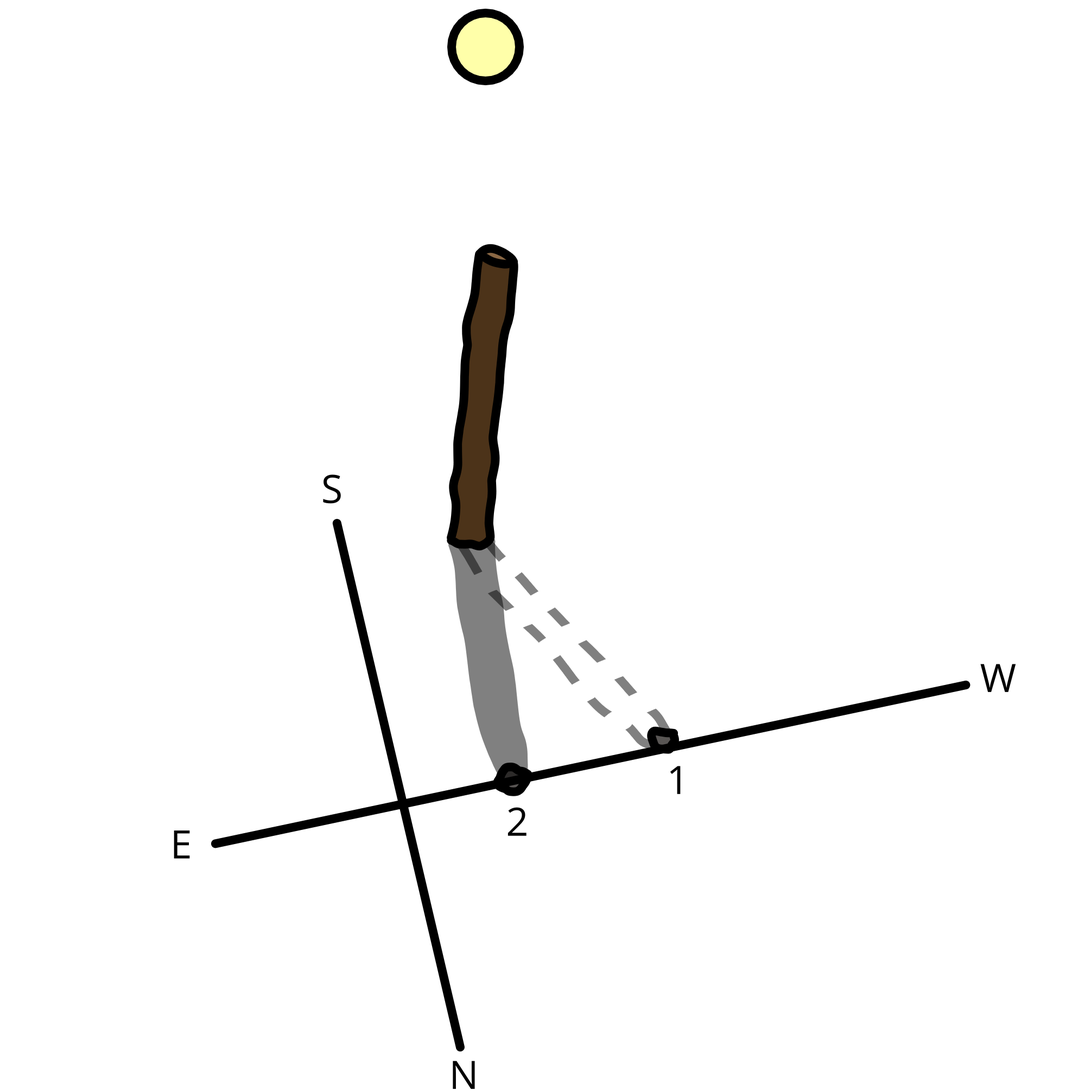
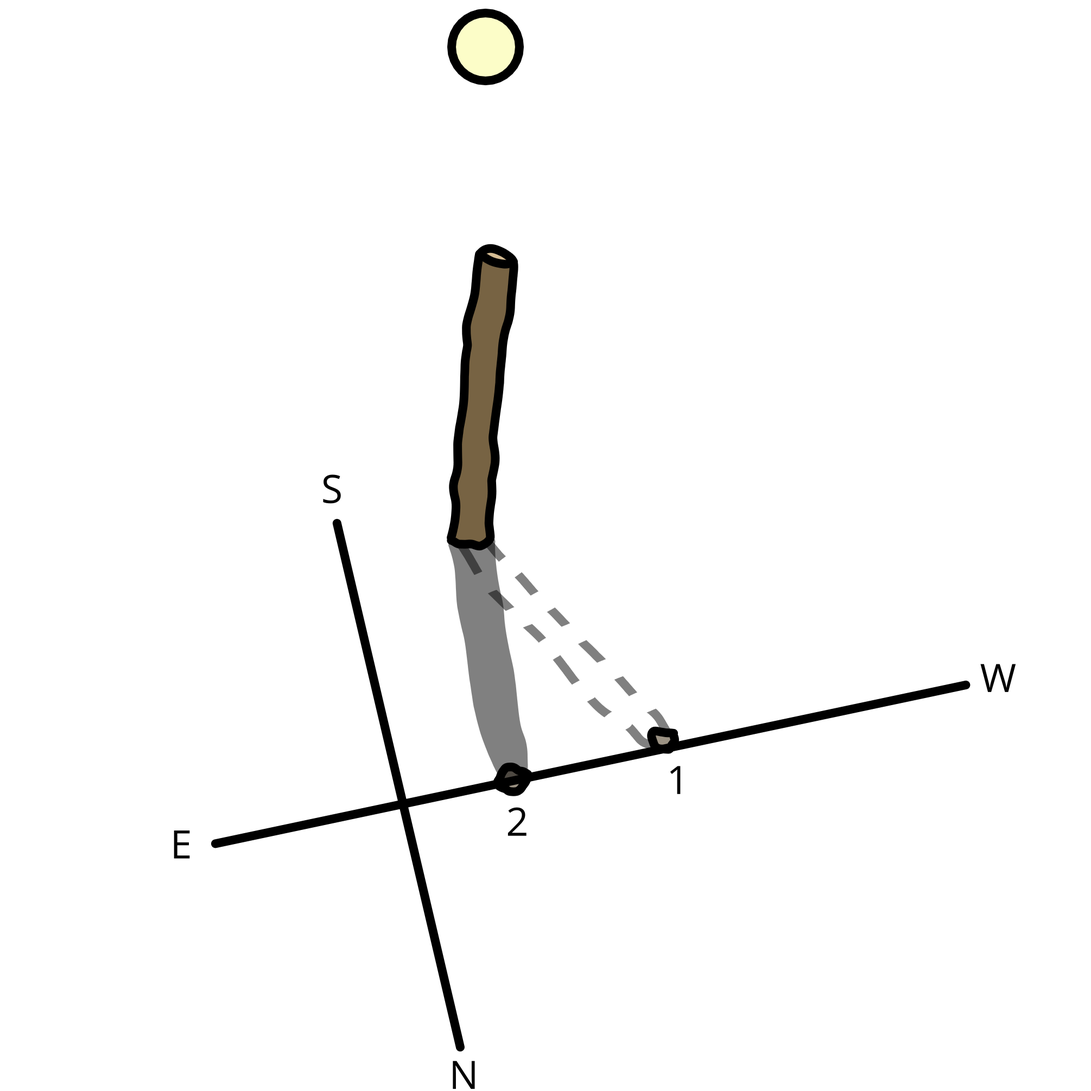
Two versions of the same layered image (1091×1091). Layer-by-layer changes:
painted on "Axis" over box(455, 512, 671, 788)
painted on "Shadow" over box(455, 512, 520, 788)
painted on "Stick" over box(455, 252, 510, 542)
painted on "Color" over box(455, 17, 671, 788)
painted on "Background" over box(455, 17, 671, 788)
